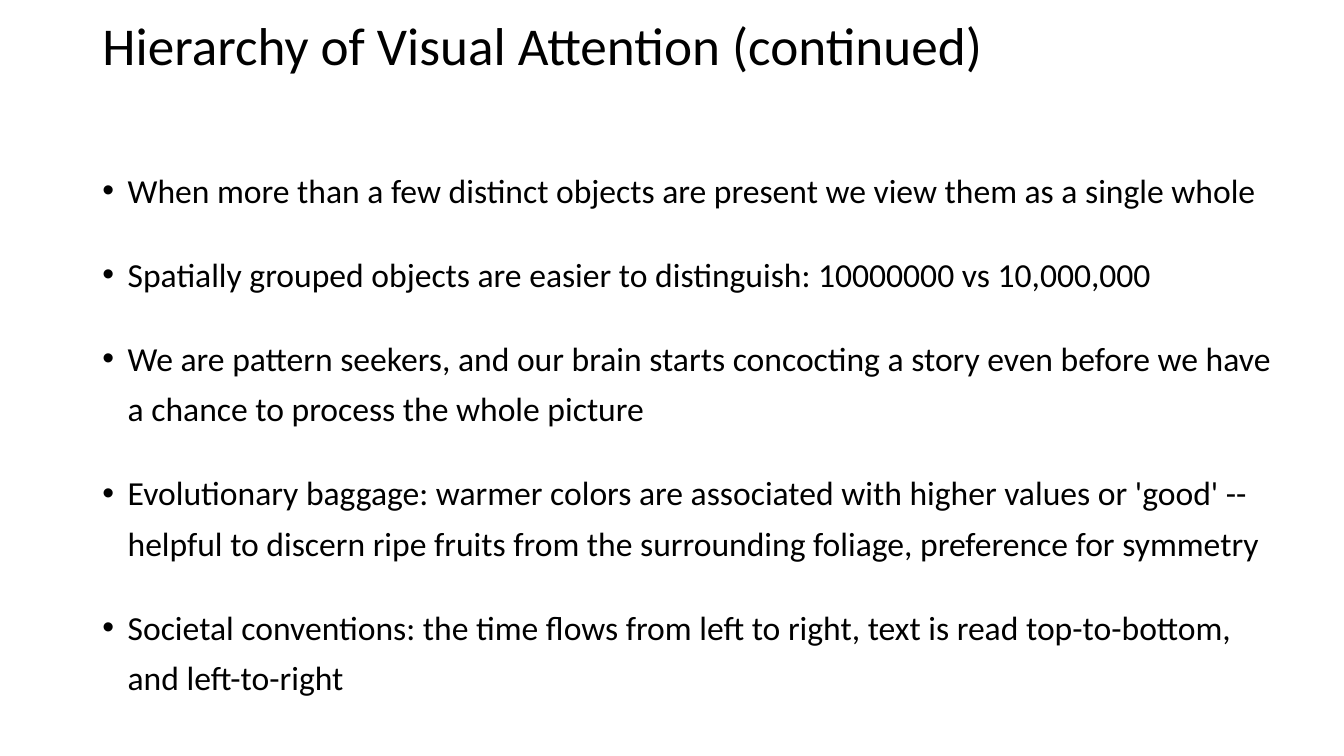
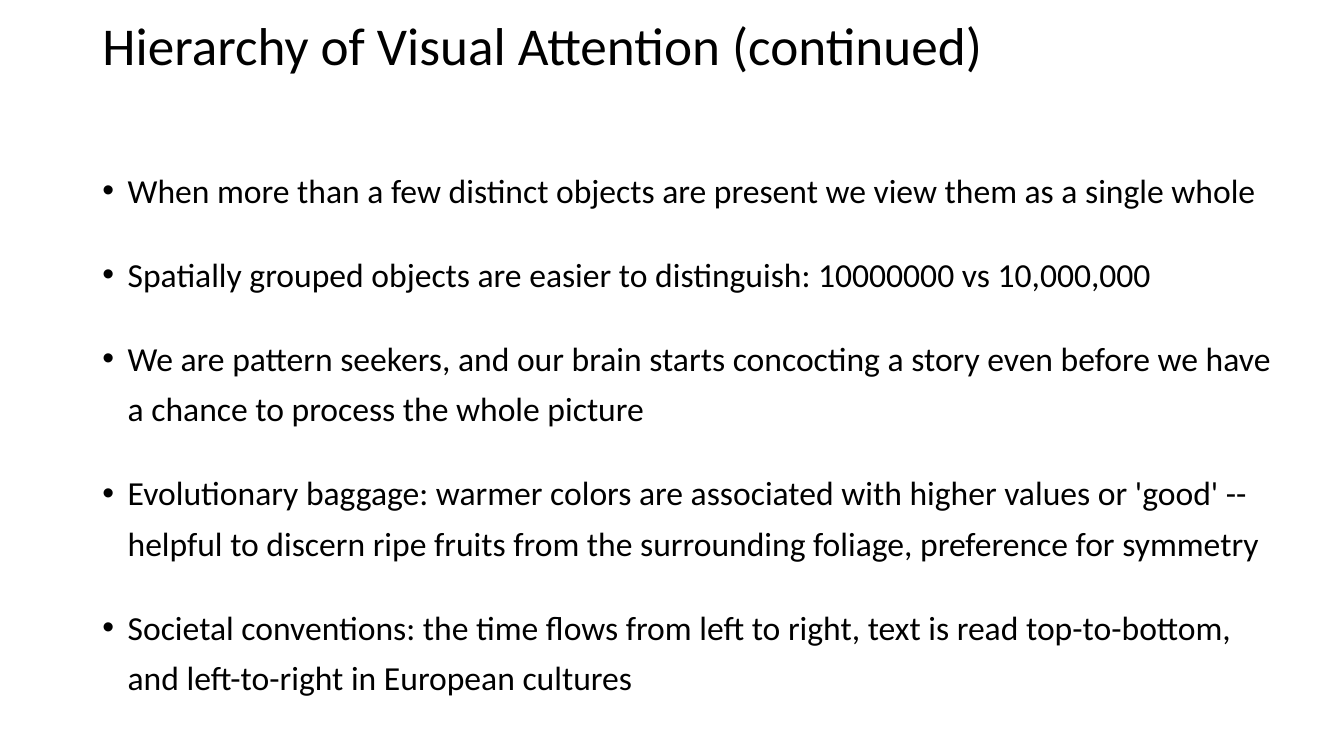
Before and after one commit to ipozdeev/it-skills-for-research, a slide deck: slide 6 of visualization/visualization_slides.pptx. Drawn at 1344x756 pixels with LibreOffice and Linux fonts; fonts in the diff are those of the drawing. Boxes give left, top, right and bottom in pixels: in the first picture for what was removed or moved away, otherwise in the second. Text is boxed around its words. In the diff, an @@ line names an element or a change of style, - is before the commit and + after.

Commit message:
data in visualization lecture

```diff
--- a/visualization/visualization_slides.pptx
+++ b/visualization/visualization_slides.pptx
@@ text at <box>128,616,1231,696</box>: text changed @@
-• Societal conventions: the time flows from left to right, text is read top-to-bottom, and left-to-right
+• Societal conventions: the time flows from left to right, text is read top-to-bottom, and left-to-right in European cultures
```
Also in this commit, not shown: 5 other slides changed, 2 other files.
